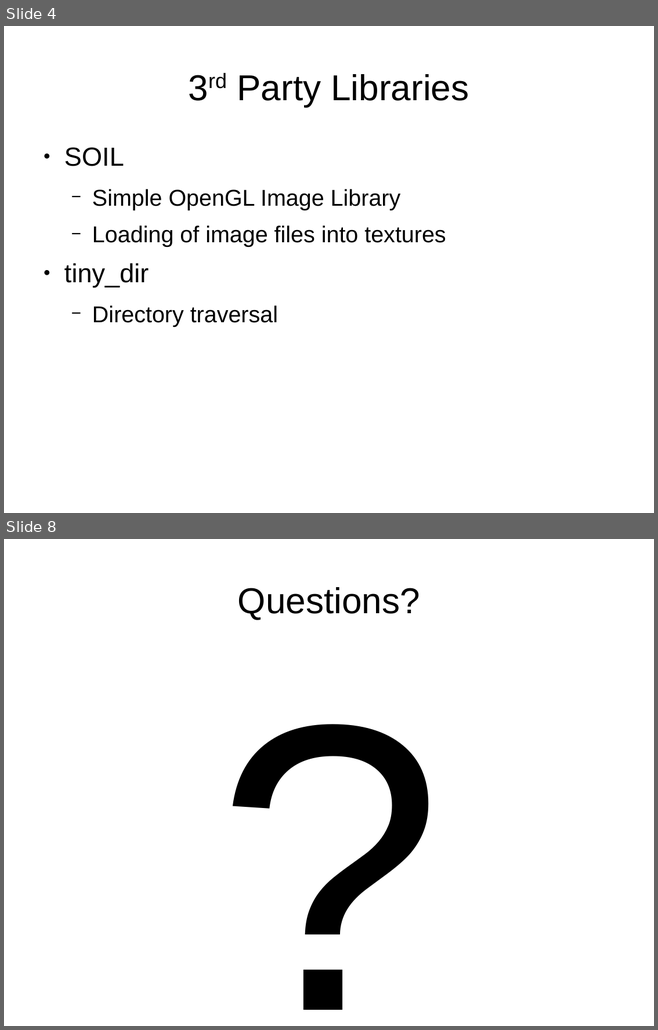
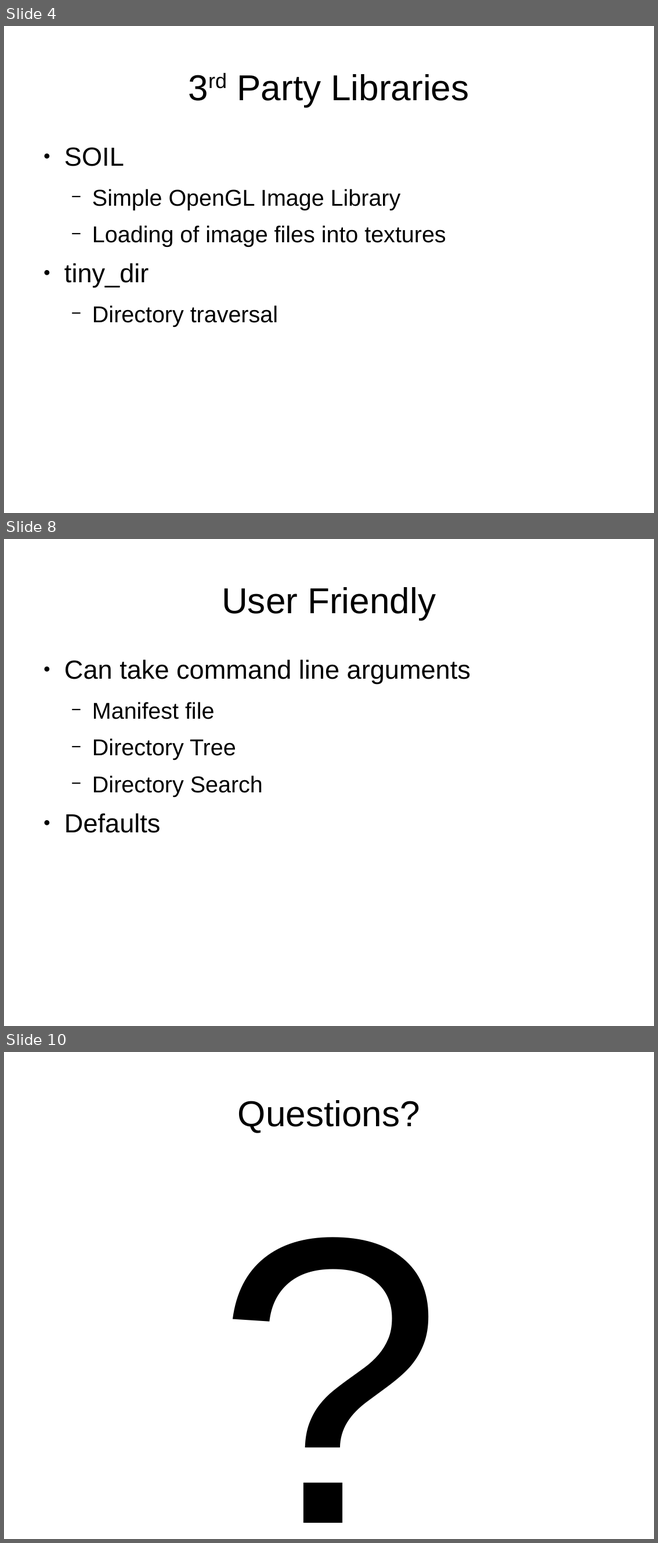
Before and after one commit to camdonite/mobile, a slide deck: docs/presentation.odp. Shown one above the other, each under a label of ours: slides 4 and 8 before the commit, slides 4, 8 and 10 after it; the slides between them are not shown. The pictures are 658x1030 and 658x1543 pixels, drawn with LibreOffice and Linux fonts; fonts in the diff are those of the drawing; background and template pictures are left out. Boxes give left, top, right and bottom in pixels: in the first picture for what was removed or moved away, otherwise in the second. Text is boxed around its words. In the diff, an @@ line names an element or a change of style, - is before the commit and + after.

```diff
--- a/docs/presentation.odp
+++ b/docs/presentation.odp
@@ slide 8 added at [4,539,654,1026], background picture (left out) @@
@@ title added at [221,587,436,620], 44 pt, text #000000 @@
+User Friendly
@@ text added at [64,660,470,833], 28 pt, text #000000 @@
+● Can take command line arguments
+  − Manifest file
+  − Directory Tree
+  − Directory Search
+● Defaults
@@ what was slide 8 is now slide 10 @@
```
Also in this commit, not shown: 4 slides changed, 1 other slide added, 33 other files.
